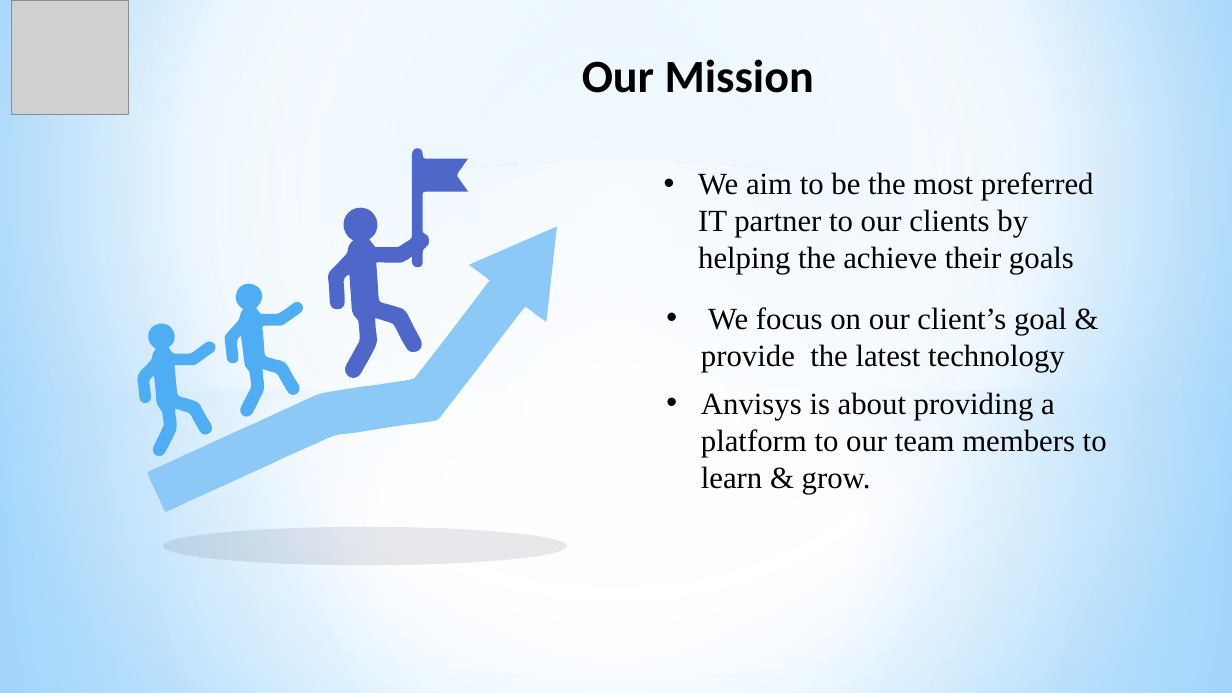
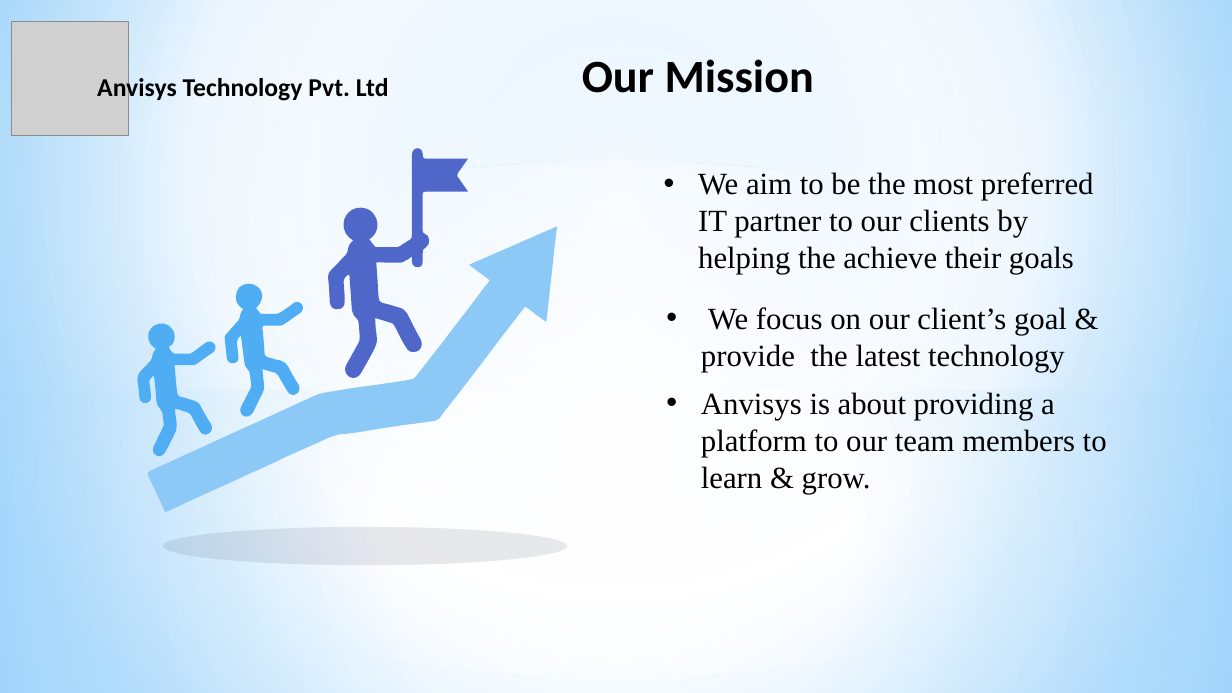
Before and after one commit to Anvisys/Documents, a slide deck: slide 15 of Anvisys technology presentation.pptx (slide 16 before the commit). Drawn at 1232x693 pixels with LibreOffice and Linux fonts; fonts in the diff are those of the drawing; grey boxes stand for pictures. Boxes give left, top, right and bottom in pixels: in the first picture for what was removed or moved away, otherwise in the second. Text is boxed around its words. In the diff, an @@ line names an element or a change of style, - is before the commit and + after.

```diff
--- a/Anvisys technology presentation.pptx
+++ b/Anvisys technology presentation.pptx
@@ picture: place and size @@
-picture at box(11, 0, 128, 114)
+picture at box(11, 21, 128, 135)
@@ text added at box(97, 75, 389, 102), 20 pt, text #000000, bold @@
+Anvisys Technology Pvt. Ltd
```
Also in this commit, not shown: 21 other slides changed, 16 slides added, 1 slide removed, 2 other files.
